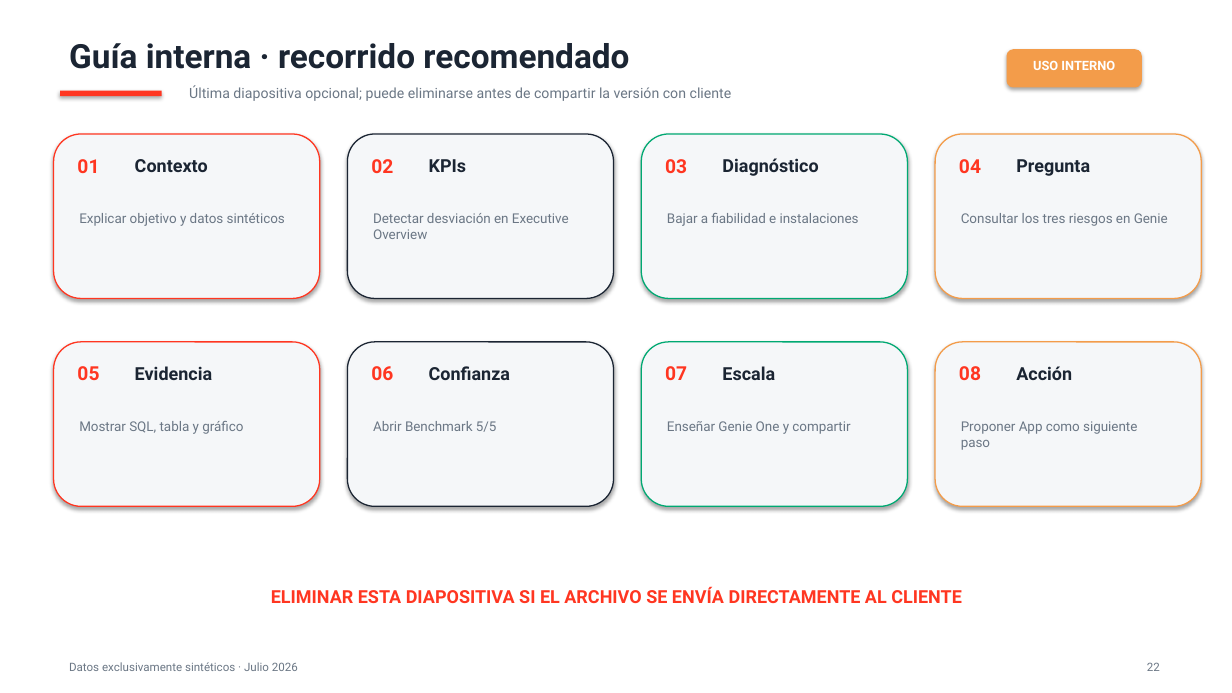
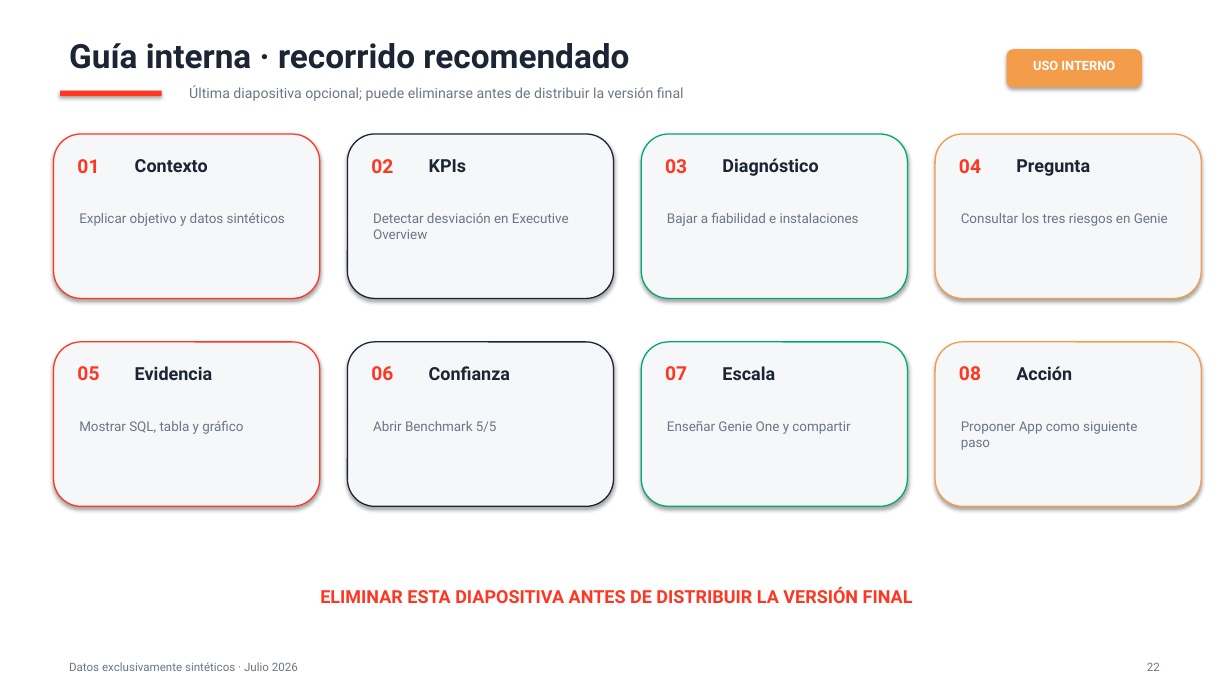
Before and after one commit to Rafavermar/Databricks-Genie-Demo, a slide deck: slide 22 of presentation/renewable_operations_demo.pptx. Drawn at 1232x693 pixels with LibreOffice and Linux fonts; fonts in the diff are those of the drawing. Boxes give left, top, right and bottom in pixels: in the first picture for what was removed or moved away, otherwise in the second. Text is boxed around its words. In the diff, an @@ line names an element or a change of style, - is before the commit and + after.

```diff
--- a/presentation/renewable_operations_demo.pptx
+++ b/presentation/renewable_operations_demo.pptx
@@ text at (x1=189, y1=85, x2=684, y2=101): text changed @@
-Última diapositiva opcional; puede eliminarse antes de compartir la versión con cliente
+Última diapositiva opcional; puede eliminarse antes de distribuir la versión final
@@ text at (x1=320, y1=587, x2=913, y2=603): text changed @@
-ELIMINAR ESTA DIAPOSITIVA SI EL ARCHIVO SE ENVÍA DIRECTAMENTE AL CLIENTE
+ELIMINAR ESTA DIAPOSITIVA ANTES DE DISTRIBUIR LA VERSIÓN FINAL
```
Also in this commit, not shown: 7 other slides changed, 49 other files.
